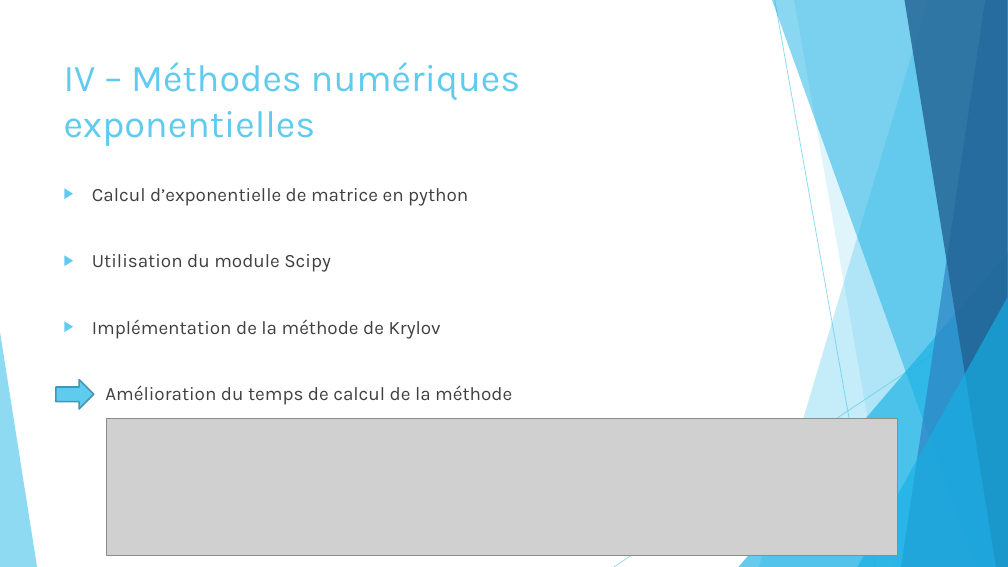
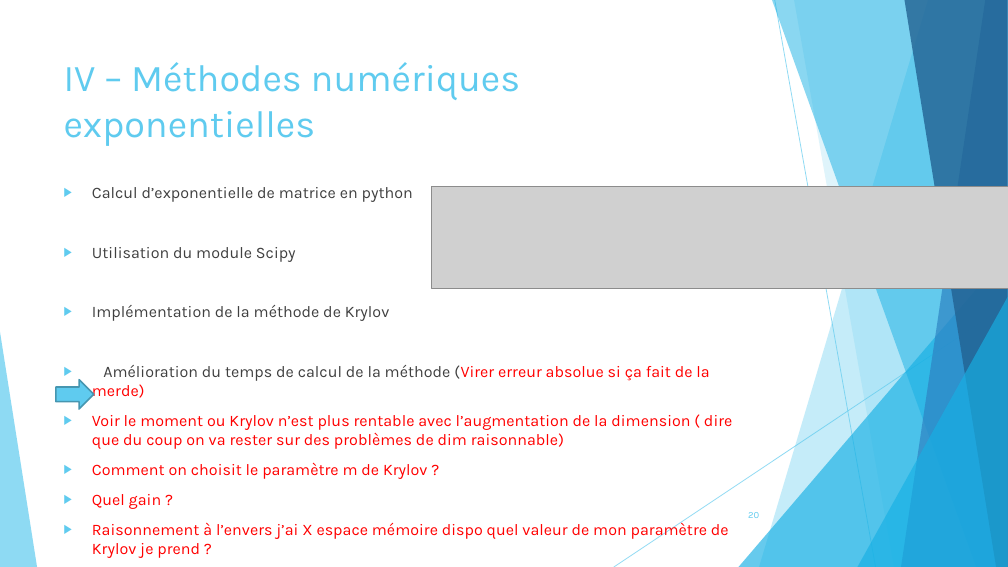
Before and after one commit to pierreXVI/PIE, a slide deck: slide 20 of oral_presentation/Oral_presentation_12_02_2019.pptx (slide 18 before the commit). Drawn at 1008x567 pixels with LibreOffice and Linux fonts; fonts in the diff are those of the drawing; grey boxes stand for pictures. Boxes give left, top, right and bottom in pixels: in the first picture for what was removed or moved away, otherwise in the second. Text is boxed around its words. In the diff, an @@ line names an element or a change of style, - is before the commit and + after.

```diff
--- a/oral_presentation/Oral_presentation_12_02_2019.pptx
+++ b/oral_presentation/Oral_presentation_12_02_2019.pptx
@@ text at bbox=[92, 187, 413, 321]: size 18 to 15.3 pt in "Calcul d’exponentielle de matrice en python", "Utilisation du module Scipy", "Implémentation de la méthode de Krylov" @@
@@ picture: place and size @@
-picture at bbox=[107, 418, 898, 555]
+picture at bbox=[432, 187, 1008, 288]
@@ text at bbox=[92, 365, 732, 558]: text changed; size 18 to 15.3 pt; text colour #404040 to #FF0000 @@
-▶ Amélioration du temps de calcul de la méthode
+▶ Amélioration du temps de calcul de la méthode (Virer erreur absolue si ça fait de la merde)
+▶ Voir le moment ou Krylov n’est plus rentable avec l’augmentation de la dimension ( dire que du coup on va rester sur des problèmes de dim raisonnable)
+▶ Comment on choisit le paramètre m de Krylov ?
+▶ Quel gain ?
+▶ Raisonnement à l’envers j’ai X espace mémoire dispo quel valeur de mon paramètre de Krylov je prend ?
@@ page number added at bbox=[748, 512, 759, 518], 9 pt, text #5FCBEF @@
+20
```
Also in this commit, not shown: 20 other slides changed, 5 slides added, 1 slide removed.
